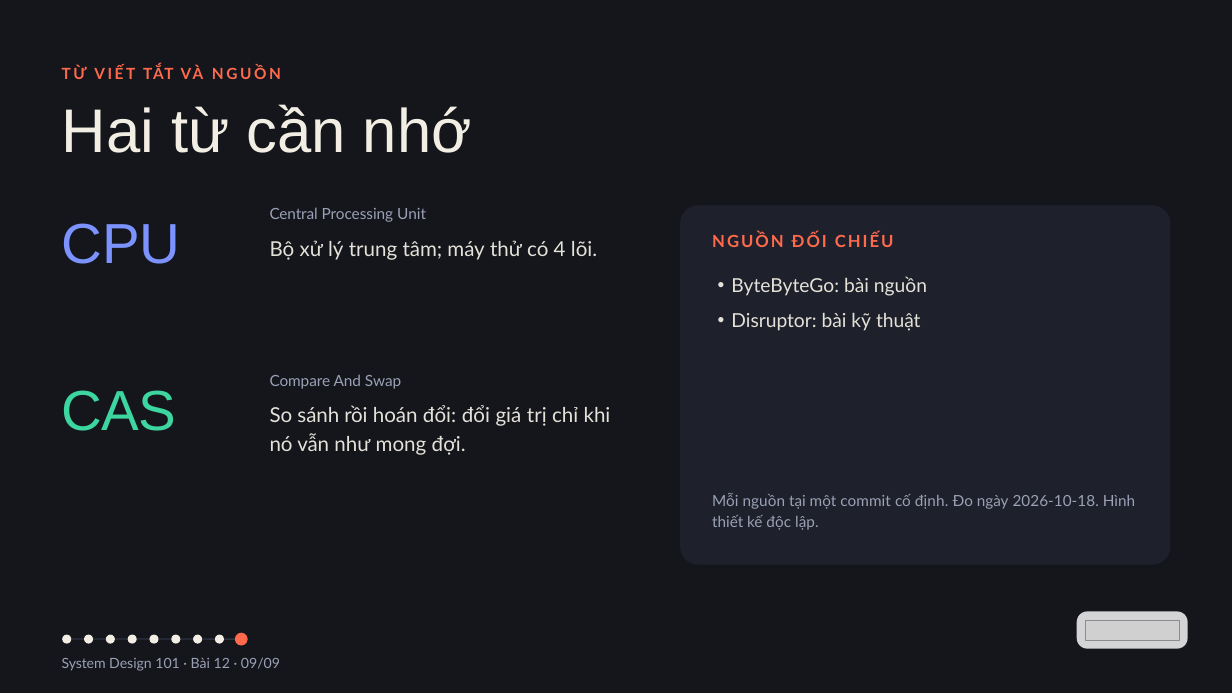
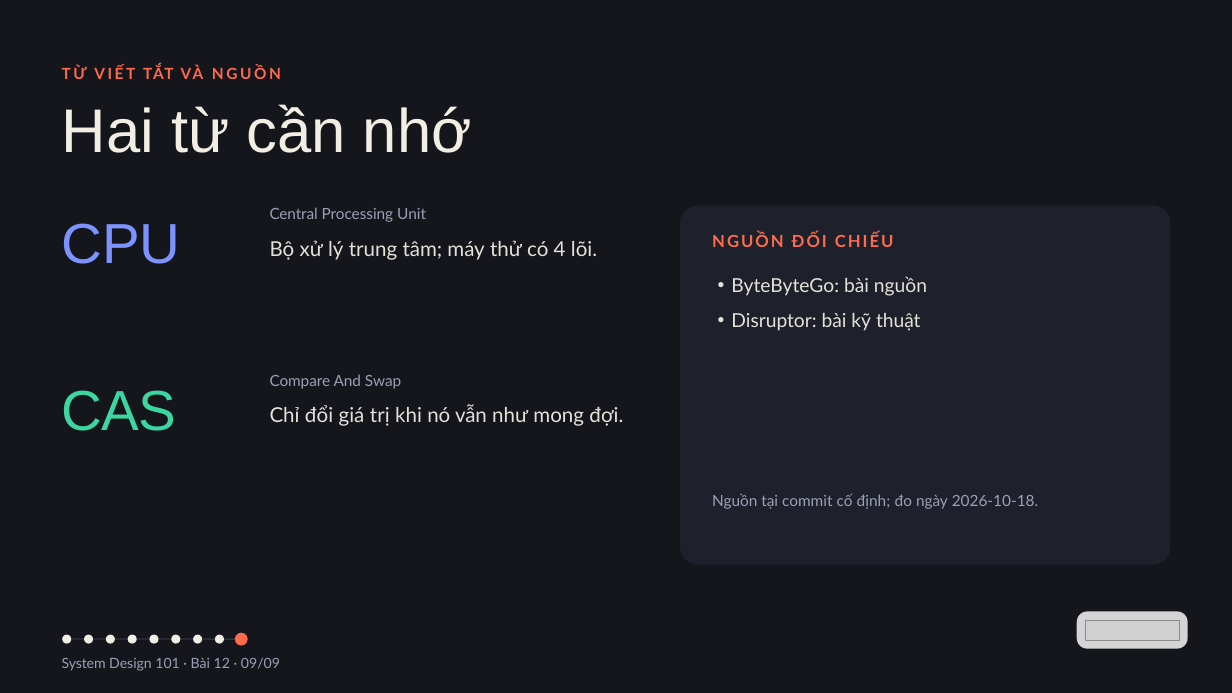
Before and after one commit to vohoailinh90/tool-marketing-studio, a slide deck: slide 9 of system-design-101/vi/lessons/sd-06-012/slides/sd-06-012.pptx. Drawn at 1232x693 pixels with LibreOffice and Linux fonts; fonts in the diff are those of the drawing; grey boxes stand for pictures. Boxes give left, top, right and bottom in pixels: in the first picture for what was removed or moved away, otherwise in the second. Text is boxed around its words. In the diff, an @@ line names an element or a change of style, - is before the commit and + after.

```diff
--- a/system-design-101/vi/lessons/sd-06-012/slides/sd-06-012.pptx
+++ b/system-design-101/vi/lessons/sd-06-012/slides/sd-06-012.pptx
@@ text at (x1=270, y1=405, x2=623, y2=426): text changed @@
-So sánh rồi hoán đổi: đổi giá trị chỉ khi nó vẫn như mong đợi.
+Chỉ đổi giá trị khi nó vẫn như mong đợi.
@@ text at (x1=712, y1=494, x2=1039, y2=509): text changed @@
-Mỗi nguồn tại một commit cố định. Đo ngày 2026-10-18. Hình thiết kế độc lập.
+Nguồn tại commit cố định; đo ngày 2026-10-18.
```
Also in this commit, not shown: 5 other slides changed, 4 other files.
